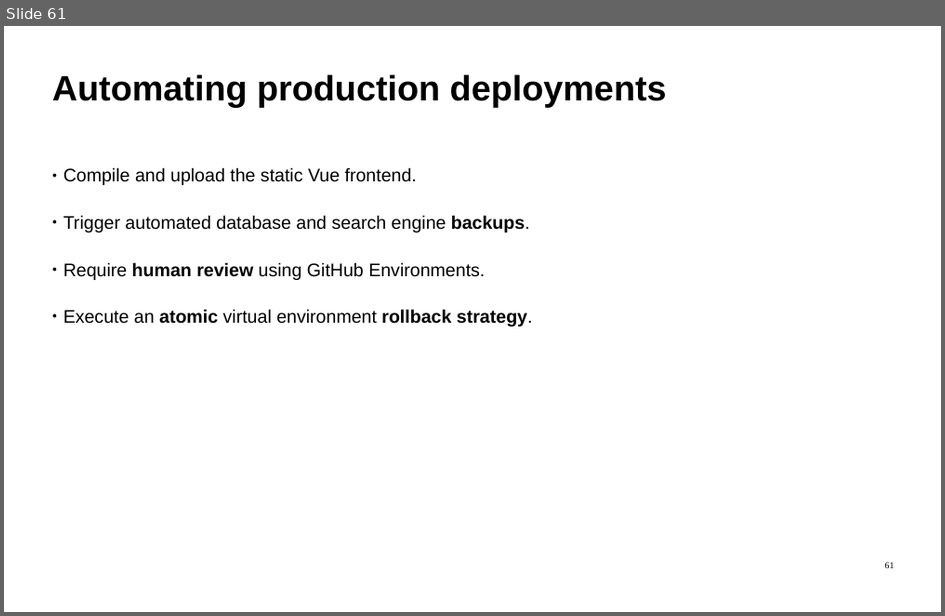
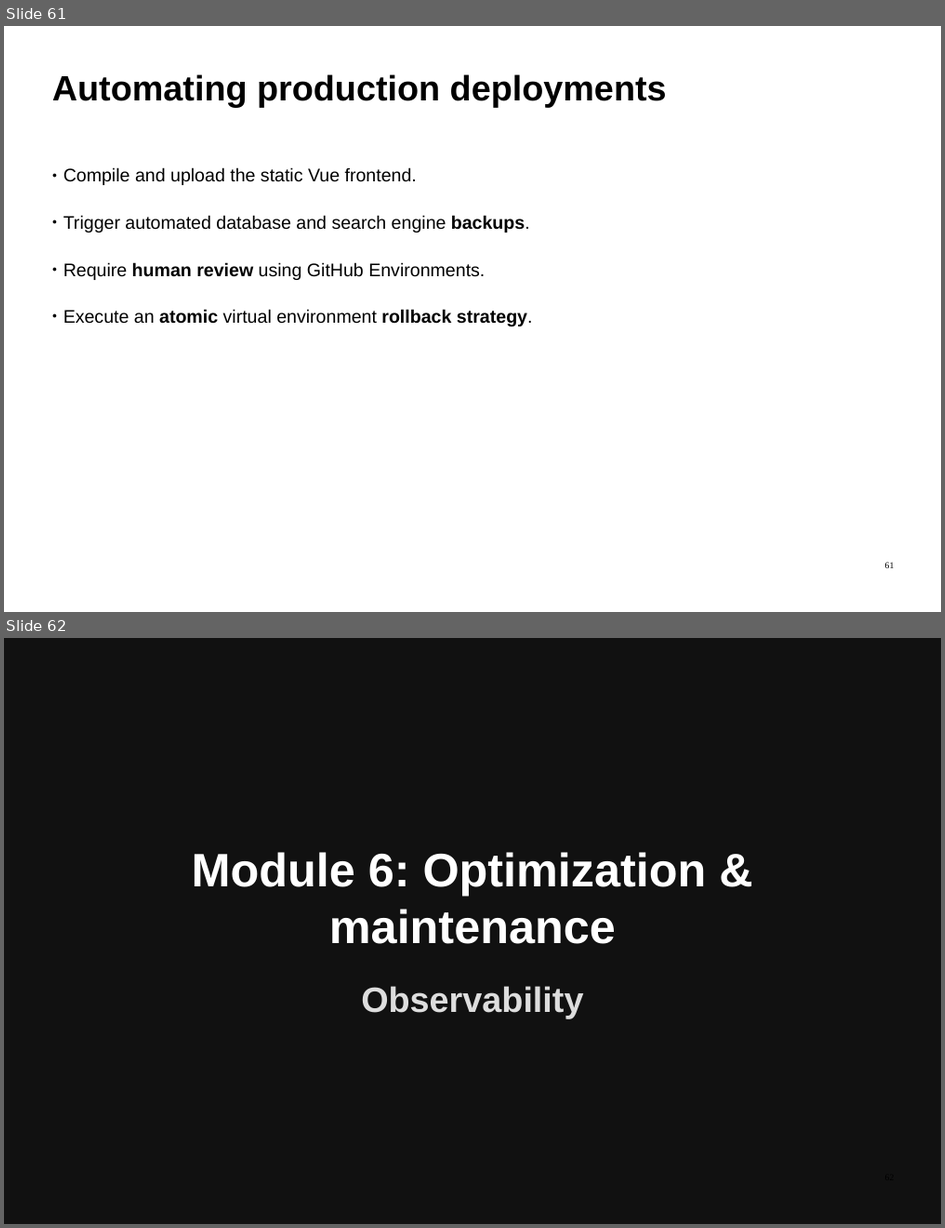
Before and after one commit to ImadSaddik/FullStackDeploymentHandbook, a slide deck: course-assets/slides/full_stack_deployment_guide.odp. Shown one above the other, each under a label of ours: slide 61 before the commit, slides 61 and 62 after it. The pictures are 945x616 and 945x1228 pixels, drawn with LibreOffice and Linux fonts; fonts in the diff are those of the drawing. Boxes give left, top, right and bottom in pixels: in the first picture for what was removed or moved away, otherwise in the second. Text is boxed around its words. In the diff, an @@ line names an element or a change of style, - is before the commit and + after.

Commit message:
slides: add pages for all chapters in module 6

```diff
--- a/course-assets/slides/full_stack_deployment_guide.odp
+++ b/course-assets/slides/full_stack_deployment_guide.odp
@@ slide 62 added at box(4, 638, 941, 1224), background #111111 @@
@@ text added at box(192, 852, 707, 944), 72 pt, text #FFFFFF, bold @@
+Module 6: Optimization & maintenance
@@ text added at box(361, 986, 583, 1018), 54 pt, text #DDDDDD, bold @@
+Observability
```
Also in this commit, not shown: 5 other slides added.
